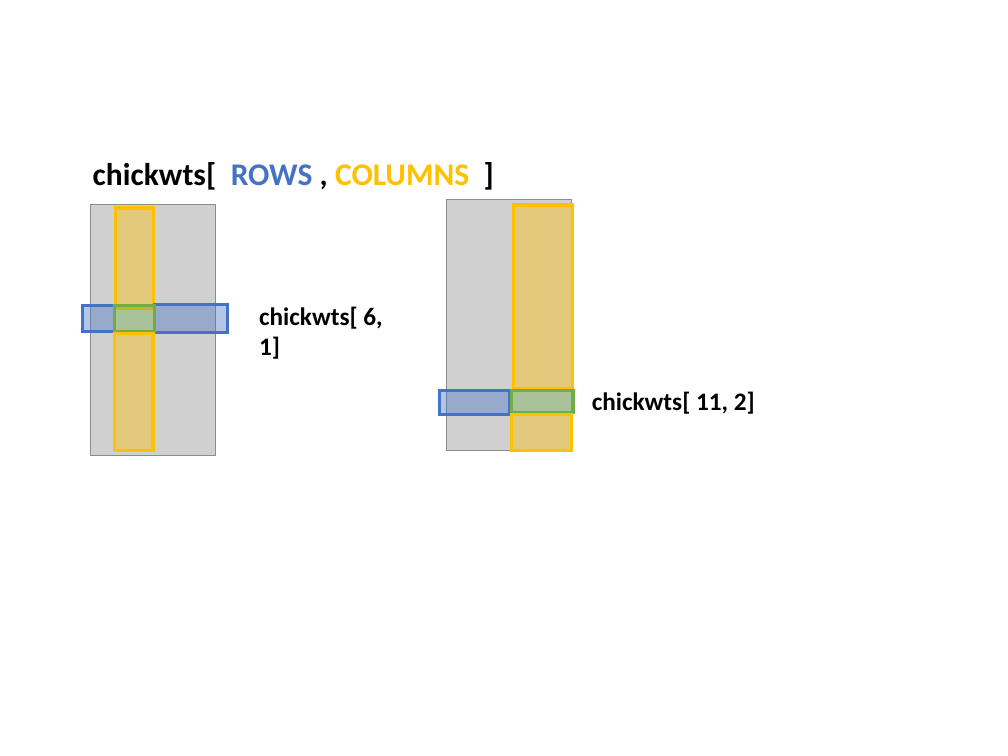
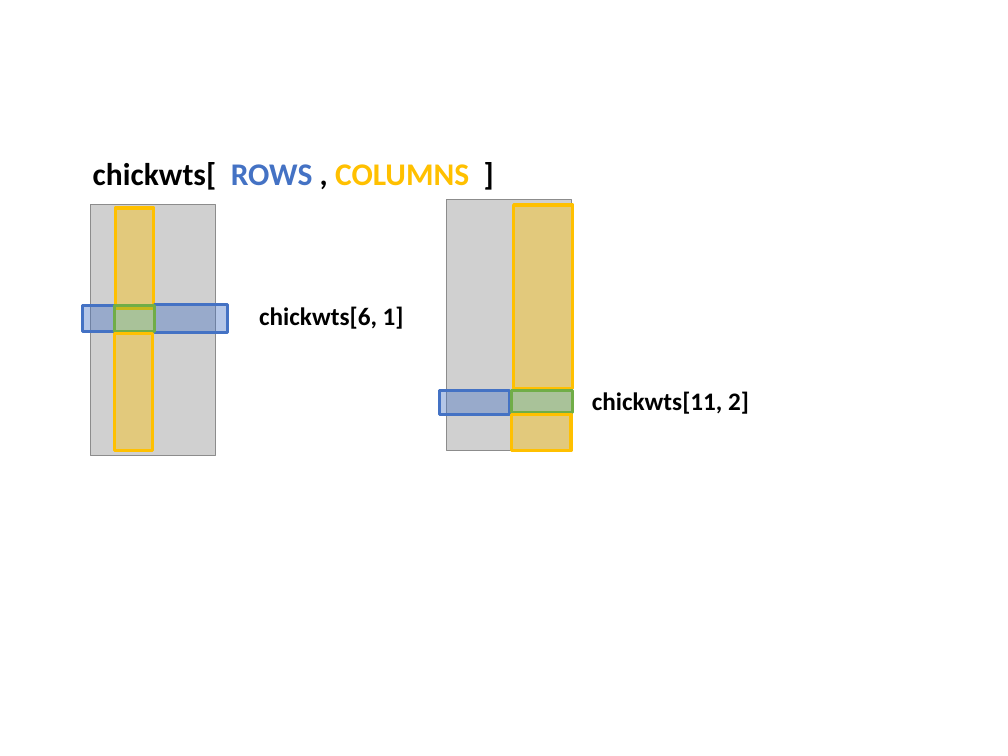
Before and after one commit to mrllynn/DataAnalysisWithR, a slide deck: slide 1 of Lectures/00_Prinscreens_for_Lecture_Slides.pptx. Drawn at 1008x756 pixels with LibreOffice and Linux fonts; fonts in the diff are those of the drawing; grey boxes stand for pictures. Boxes give left, top, right and bottom in pixels: in the first picture for what was removed or moved away, otherwise in the second. Text is boxed around its words. In the diff, an @@ line names an element or a change of style, - is before the commit and + after.

```diff
--- a/Lectures/00_Prinscreens_for_Lecture_Slides.pptx
+++ b/Lectures/00_Prinscreens_for_Lecture_Slides.pptx
@@ text at bbox=[259, 306, 404, 329]: spaces changed @@
-chickwts[ 6, 1]
+chickwts[6, 1]
@@ rectangle at bbox=[114, 334, 152, 451]: outline #FFC000 2.25 pt to #FFC000 2.24 pt @@
@@ text at bbox=[592, 391, 749, 414]: spaces changed @@
-chickwts[ 11, 2]
+chickwts[11, 2]
```
Also in this commit, not shown: 6 other slides changed, 27 other files.
